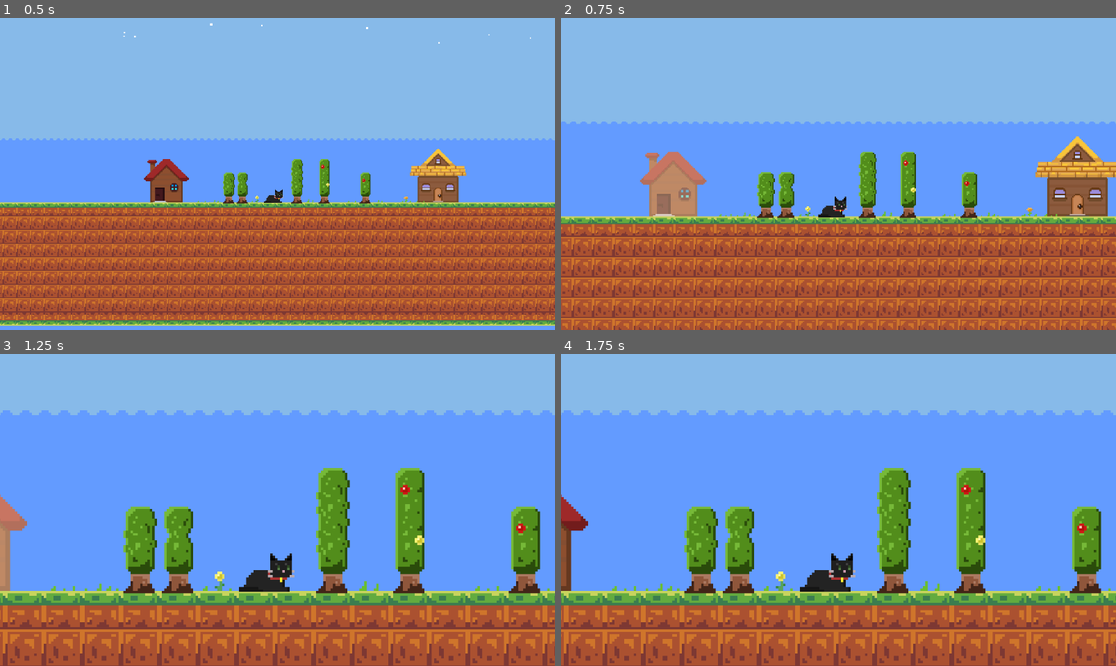
Above: before the commit, frames 1-4 (two rows, left to right).
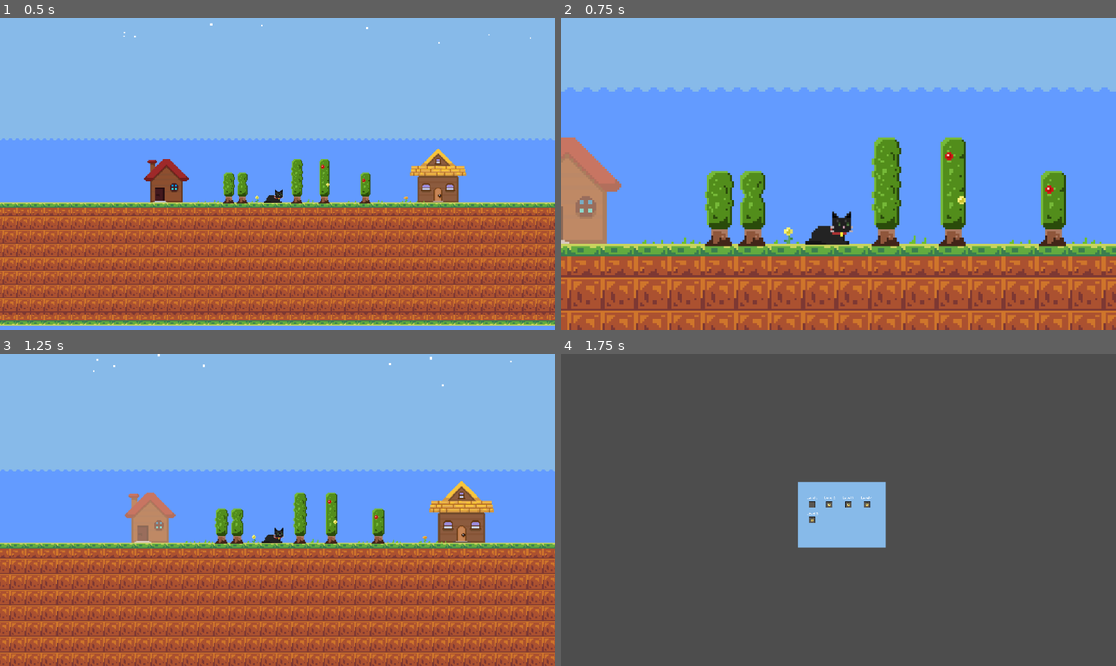
Above: after the commit, the same moments.

Repository: JugAnt0/Cat_Battles
Game: Godot game, scene res://scenes/game.tscn
Same seed, same stepped clock (60 frames per second), same inputs: the game is played once before the commit and once after it. This scene is started directly instead of the project's main scene.
Inputs (mouse positions are in pixels of both pictures, inside the frame that each line leads up to):
- Up to frame 1 (0.5 s): no input
- Up to frame 2 (0.75 s): click (727, 174) at 0.5 s
- Up to frame 3 (1.25 s): no input
- Up to frame 4 (1.75 s): click (1021, 503) at 1.27 s

Frame 1 is identical in both runs. In frame 2, 46% of the frame differs, in the area x 0-100%, y 22-100%; in frame 3, 56%; in frame 4, 100%, in the area x 0-100%, y 0-100%.

Commit message:
Continued work on level-selection menu and house menu

Diff:
--- a/project.godot
+++ b/project.godot
@@ -14,6 +14,10 @@
 run/main_scene="uid://bsdakb76wd1x2"
 config/features=PackedStringArray("4.5", "GL Compatibility")
 config/icon="res://icon.svg"
+
+[autoload]
+
+Progress="*res://scenes/progress.tscn"
 
 [editor_plugins]
 
--- a/scenes/game.tscn
+++ b/scenes/game.tscn
@@ -291,11 +291,27 @@
 "values": [Vector2(0.1, 0.1), Vector2(2.8, 2.8), Vector2(5, 5)]
 }
 
+[sub_resource type="Animation" id="Animation_dinhu"]
+resource_name = "zoom_out"
+tracks/0/type = "value"
+tracks/0/imported = false
+tracks/0/enabled = true
+tracks/0/path = NodePath(".:zoom")
+tracks/0/interp = 1
+tracks/0/loop_wrap = true
+tracks/0/keys = {
+"times": PackedFloat32Array(0, 0.5, 1),
+"transitions": PackedFloat32Array(1, 1, 1),
+"update": 0,
+"values": [Vector2(5, 5), Vector2(3, 3), Vector2(0.1, 0.1)]
+}
+
 [sub_resource type="AnimationLibrary" id="AnimationLibrary_p57ef"]
 _data = {
 &"RESET": SubResource("Animation_iywne"),
 &"move": SubResource("Animation_p57ef"),
-&"zoom_in": SubResource("Animation_lbhrr")
+&"zoom_in": SubResource("Animation_lbhrr"),
+&"zoom_out": SubResource("Animation_dinhu")
 }
 
 [sub_resource type="RectangleShape2D" id="RectangleShape2D_ir15t"]
@@ -303,6 +319,9 @@
 
 [sub_resource type="RectangleShape2D" id="RectangleShape2D_ca42v"]
 size = Vector2(116, 245)
+
+[sub_resource type="RectangleShape2D" id="RectangleShape2D_dinhu"]
+size = Vector2(34, 50)
 
 [sub_resource type="TileSetAtlasSource" id="TileSetAtlasSource_kvuet"]
 texture = ExtResource("1_uwrxv")
@@ -443,13 +462,6 @@
 
 [node name="Buttons" type="Node2D" parent="."]
 
-[node name="level_selection" type="TextureButton" parent="Buttons"]
-offset_left = -161.0
-offset_top = -64.0
-offset_right = -97.0
-texture_normal = ExtResource("3_0tnpc")
-texture_hover = ExtResource("10_dinhu")
-
 [node name="skin_selection" type="TextureButton" parent="Buttons"]
 offset_left = 149.0
 offset_top = -80.0
@@ -457,6 +469,27 @@
 texture_normal = ExtResource("11_kvuet")
 texture_hover = ExtResource("12_trtic")
 
+[node name="red_house" type="Area2D" parent="Buttons"]
+
+[node name="level_selection" type="TextureButton" parent="Buttons/red_house"]
+offset_left = -161.0
+offset_top = -64.0
+offset_right = -97.0
+texture_normal = ExtResource("3_0tnpc")
+texture_hover = ExtResource("10_dinhu")
+
+[node name="CollisionShape2D" type="CollisionShape2D" parent="Buttons/red_house"]
+position = Vector2(-129, -25)
+shape = SubResource("RectangleShape2D_dinhu")
+
 [node name="TileMapLayer4" type="TileMapLayer" parent="."]
 tile_map_data = PackedByteArray("AAD+////AAACAAIAAAD7////AAABAAMAAAD6////AAAAAAMAAAACAP//AAACAAMAAAAJAP//AAAAAAIAAAAKAP//AAAAAAMAAAAHAP//AAABAAMAAAAFAP//AAAAAAMAAAA=")
 tile_set = SubResource("TileSet_trtic")
+
+[node name="Timer" type="Timer" parent="."]
+
+[connection signal="pressed" from="Buttons/skin_selection" to="." method="_on_skin_selection_pressed"]
+[connection signal="body_entered" from="Buttons/red_house" to="." method="_on_red_house_body_entered"]
+[connection signal="body_exited" from="Buttons/red_house" to="." method="_on_red_house_body_exited"]
+[connection signal="pressed" from="Buttons/red_house/level_selection" to="." method="_on_level_selection_pressed"]
+[connection signal="timeout" from="Timer" to="." method="_on_timer_timeout"]
--- /dev/null
+++ b/scenes/level_1.tscn
@@ -0,0 +1,3 @@
+[gd_scene format=3 uid="uid://dfwdu5c1q7ufq"]
+
+[node name="Level_1" type="Node2D"]
--- a/scenes/level_selection.tscn
+++ b/scenes/level_selection.tscn
@@ -1,7 +1,13 @@
-[gd_scene load_steps=8 format=4 uid="uid://px6nkudwypln"]
-
+[gd_scene load_steps=14 format=4 uid="uid://px6nkudwypln"]
+
+[ext_resource type="Script" uid="uid://7ecomghdh14r" path="res://scripts/level_selection.gd" id="1_0rqca"]
 [ext_resource type="Texture2D" uid="uid://bheejfcror6km" path="res://sprites/sprites/sprites/paka's petting sim/ground.png" id="1_gswpo"]
 [ext_resource type="FontFile" uid="uid://cpj4vdfgcbvqi" path="res://sprites/sprites/sprites/BUTTONS/Minecraft.ttf" id="2_3rh63"]
+[ext_resource type="Texture2D" uid="uid://jwl57n6c4dru" path="res://sprites/sprites/sprites/BUTTONS/unlocked_level.png" id="3_tuscg"]
+[ext_resource type="Texture2D" uid="uid://d23uxirebiunp" path="res://sprites/sprites/sprites/BUTTONS/unlocked_highlighted__level.png" id="4_2wv3l"]
+[ext_resource type="Texture2D" uid="uid://nr2ve2pvwrmf" path="res://sprites/sprites/sprites/BUTTONS/locked_level.png" id="4_42rqe"]
+[ext_resource type="Script" uid="uid://dxg1k1f1jqr5i" path="res://scripts/texture_button.gd" id="5_ujbu7"]
+[ext_resource type="PackedScene" uid="uid://d33k0j7niocuv" path="res://scenes/lock.tscn" id="8_e545p"]
 
 [sub_resource type="TileSetAtlasSource" id="TileSetAtlasSource_tuscg"]
 texture = ExtResource("1_gswpo")
@@ -51,21 +57,6 @@
 [sub_resource type="TileSet" id="TileSet_42rqe"]
 sources/0 = SubResource("TileSetAtlasSource_tuscg")
 
-[sub_resource type="Animation" id="Animation_rcujv"]
-resource_name = "zoom_in"
-tracks/0/type = "value"
-tracks/0/imported = false
-tracks/0/enabled = true
-tracks/0/path = NodePath(".:zoom")
-tracks/0/interp = 1
-tracks/0/loop_wrap = true
-tracks/0/keys = {
-"times": PackedFloat32Array(0, 0.78),
-"transitions": PackedFloat32Array(1, 1),
-"update": 0,
-"values": [Vector2(0.1, 0.1), Vector2(3, 3)]
-}
-
 [sub_resource type="Animation" id="Animation_efsdc"]
 length = 0.001
 tracks/0/type = "value"
@@ -81,6 +72,21 @@
 "values": [Vector2(0.1, 0.1)]
 }
 
+[sub_resource type="Animation" id="Animation_rcujv"]
+resource_name = "zoom_in"
+tracks/0/type = "value"
+tracks/0/imported = false
+tracks/0/enabled = true
+tracks/0/path = NodePath(".:zoom")
+tracks/0/interp = 1
+tracks/0/loop_wrap = true
+tracks/0/keys = {
+"times": PackedFloat32Array(0, 0.49, 1),
+"transitions": PackedFloat32Array(1, 1, 1),
+"update": 0,
+"values": [Vector2(0.1, 0.1), Vector2(1, 1), Vector2(3, 3)]
+}
+
 [sub_resource type="AnimationLibrary" id="AnimationLibrary_0rqca"]
 _data = {
 &"RESET": SubResource("Animation_efsdc"),
@@ -88,6 +94,7 @@
 }
 
 [node name="Level_Selection" type="Node2D"]
+script = ExtResource("1_0rqca")
 
 [node name="TileMapLayer" type="TileMapLayer" parent="."]
 position = Vector2(1, 0)
@@ -97,46 +104,129 @@
 [node name="levels" type="Node2D" parent="."]
 position = Vector2(-8, 0)
 
-[node name="Lvl1" type="Label" parent="levels"]
-offset_left = -153.0
-offset_top = -68.0
-offset_right = -99.0
-offset_bottom = -45.0
+[node name="TextureButton" type="TextureButton" parent="levels"]
+offset_left = -143.0
+offset_top = -44.0
+offset_right = -103.0
+offset_bottom = -4.0
+texture_normal = ExtResource("3_tuscg")
+texture_hover = ExtResource("4_2wv3l")
+script = ExtResource("5_ujbu7")
+level_number = 1
+level_scene_path = "\"res://scenes/level_1.tscn\""
+
+[node name="Lvl1" type="Label" parent="levels/TextureButton"]
+layout_mode = 0
+offset_left = -10.0
+offset_top = -24.0
+offset_right = 44.0
+offset_bottom = -1.0
 theme_override_fonts/font = ExtResource("2_3rh63")
 text = "Level 1"
 
-[node name="Lvl2" type="Label" parent="levels"]
-offset_left = -64.0
-offset_top = -68.0
-offset_right = -8.0
-offset_bottom = -45.0
+[node name="LockedLevel" type="Sprite2D" parent="levels/TextureButton/Lvl1"]
+position = Vector2(26, 40)
+texture = ExtResource("4_42rqe")
+
+[node name="lock" parent="levels/TextureButton/Lvl1" instance=ExtResource("8_e545p")]
+position = Vector2(26, 39)
+
+[node name="TextureButton2" type="TextureButton" parent="levels"]
+offset_left = -55.0
+offset_top = -44.0
+offset_right = -15.0
+offset_bottom = -4.0
+texture_normal = ExtResource("3_tuscg")
+texture_hover = ExtResource("4_2wv3l")
+
+[node name="Lvl2" type="Label" parent="levels/TextureButton2"]
+layout_mode = 0
+offset_left = -9.0
+offset_top = -24.0
+offset_right = 47.0
+offset_bottom = -1.0
 theme_override_fonts/font = ExtResource("2_3rh63")
 text = "Level 2"
 
-[node name="Lvl3" type="Label" parent="levels"]
-offset_left = 30.0
-offset_top = -68.0
-offset_right = 86.0
-offset_bottom = -45.0
+[node name="LockedLevel2" type="Sprite2D" parent="levels/TextureButton2/Lvl2"]
+position = Vector2(25, 40)
+texture = ExtResource("4_42rqe")
+
+[node name="lock2" parent="levels/TextureButton2/Lvl2" instance=ExtResource("8_e545p")]
+position = Vector2(25, 39)
+
+[node name="TextureButton3" type="TextureButton" parent="levels"]
+offset_left = 43.0
+offset_top = -44.0
+offset_right = 83.0
+offset_bottom = -4.0
+texture_normal = ExtResource("3_tuscg")
+texture_hover = ExtResource("4_2wv3l")
+
+[node name="Lvl3" type="Label" parent="levels/TextureButton3"]
+layout_mode = 0
+offset_left = -13.0
+offset_top = -24.0
+offset_right = 43.0
+offset_bottom = -1.0
 theme_override_fonts/font = ExtResource("2_3rh63")
 text = "Level 3"
 
-[node name="Lvl4" type="Label" parent="levels"]
-offset_left = 124.0
-offset_top = -68.0
-offset_right = 181.0
-offset_bottom = -33.0
+[node name="LockedLevel3" type="Sprite2D" parent="levels/TextureButton3/Lvl3"]
+position = Vector2(29, 40)
+texture = ExtResource("4_42rqe")
+
+[node name="lock3" parent="levels/TextureButton3/Lvl3" instance=ExtResource("8_e545p")]
+position = Vector2(29, 39)
+
+[node name="TextureButton4" type="TextureButton" parent="levels"]
+offset_left = 138.0
+offset_top = -44.0
+offset_right = 178.0
+offset_bottom = -4.0
+texture_normal = ExtResource("3_tuscg")
+texture_hover = ExtResource("4_2wv3l")
+
+[node name="Lvl4" type="Label" parent="levels/TextureButton4"]
+layout_mode = 0
+offset_left = -14.0
+offset_top = -24.0
+offset_right = 43.0
+offset_bottom = 11.0
 theme_override_fonts/font = ExtResource("2_3rh63")
 text = "Level 4
 "
 
-[node name="Lvl5" type="Label" parent="levels"]
-offset_left = -153.0
-offset_top = 12.0
-offset_right = -95.0
-offset_bottom = 28.0
+[node name="LockedLevel4" type="Sprite2D" parent="levels/TextureButton4/Lvl4"]
+position = Vector2(30, 40)
+texture = ExtResource("4_42rqe")
+
+[node name="lock4" parent="levels/TextureButton4/Lvl4" instance=ExtResource("8_e545p")]
+position = Vector2(30, 39)
+
+[node name="TextureButton5" type="TextureButton" parent="levels"]
+offset_left = -143.0
+offset_top = 35.0
+offset_right = -103.0
+offset_bottom = 75.0
+texture_normal = ExtResource("3_tuscg")
+texture_hover = ExtResource("4_2wv3l")
+
+[node name="Lvl5" type="Label" parent="levels/TextureButton5"]
+layout_mode = 0
+offset_left = -10.0
+offset_top = -23.0
+offset_right = 48.0
+offset_bottom = -7.0
 theme_override_fonts/font = ExtResource("2_3rh63")
 text = "Level 5"
+
+[node name="LockedLevel5" type="Sprite2D" parent="levels/TextureButton5/Lvl5"]
+position = Vector2(26, 39)
+texture = ExtResource("4_42rqe")
+
+[node name="lock5" parent="levels/TextureButton5/Lvl5" instance=ExtResource("8_e545p")]
+position = Vector2(26, 38)
 
 [node name="Camera2D" type="Camera2D" parent="."]
 zoom = Vector2(0.1, 0.1)
@@ -145,3 +235,5 @@
 libraries = {
 &"": SubResource("AnimationLibrary_0rqca")
 }
+
+[connection signal="pressed" from="levels/TextureButton" to="levels/TextureButton" method="_on_pressed"]
--- a/scenes/lock.tscn
+++ b/scenes/lock.tscn
@@ -1,6 +1,33 @@
-[gd_scene load_steps=5 format=3 uid="uid://d33k0j7niocuv"]
+[gd_scene load_steps=6 format=3 uid="uid://d33k0j7niocuv"]
 
 [ext_resource type="Texture2D" uid="uid://bv1janvtar5x3" path="res://sprites/sprites/sprites/BUTTONS/lock.png" id="1_60jus"]
+
+[sub_resource type="Animation" id="Animation_60jus"]
+length = 0.001
+tracks/0/type = "value"
+tracks/0/imported = false
+tracks/0/enabled = true
+tracks/0/path = NodePath(".:rotation")
+tracks/0/interp = 1
+tracks/0/loop_wrap = true
+tracks/0/keys = {
+"times": PackedFloat32Array(0),
+"transitions": PackedFloat32Array(1),
+"update": 0,
+"values": [0.0]
+}
+tracks/1/type = "value"
+tracks/1/imported = false
+tracks/1/enabled = true
+tracks/1/path = NodePath(".:position")
+tracks/1/interp = 1
+tracks/1/loop_wrap = true
+tracks/1/keys = {
+"times": PackedFloat32Array(0),
+"transitions": PackedFloat32Array(1),
+"update": 0,
+"values": [Vector2(0, 0)]
+}
 
 [sub_resource type="Animation" id="Animation_s433i"]
 resource_name = "locked"
@@ -30,37 +57,38 @@
 "values": [Vector2(0, 0), Vector2(2, 0), Vector2(-2, 0), Vector2(0, 0), Vector2(2, 0), Vector2(-2, 0), Vector2(0, 0)]
 }
 
-[sub_resource type="Animation" id="Animation_60jus"]
-length = 0.001
+[sub_resource type="Animation" id="Animation_40mgl"]
+resource_name = "unlock"
 tracks/0/type = "value"
 tracks/0/imported = false
 tracks/0/enabled = true
-tracks/0/path = NodePath(".:rotation")
+tracks/0/path = NodePath(".:position")
 tracks/0/interp = 1
 tracks/0/loop_wrap = true
 tracks/0/keys = {
-"times": PackedFloat32Array(0),
-"transitions": PackedFloat32Array(1),
+"times": PackedFloat32Array(0, 0.25, 0.49, 1),
+"transitions": PackedFloat32Array(1, 1, 1, 1),
 "update": 0,
-"values": [0.0]
+"values": [Vector2(0, 0), Vector2(5, -1), Vector2(11, 0), Vector2(17, 15)]
 }
 tracks/1/type = "value"
 tracks/1/imported = false
 tracks/1/enabled = true
-tracks/1/path = NodePath(".:position")
+tracks/1/path = NodePath(".:rotation")
 tracks/1/interp = 1
 tracks/1/loop_wrap = true
 tracks/1/keys = {
-"times": PackedFloat32Array(0),
-"transitions": PackedFloat32Array(1),
+"times": PackedFloat32Array(0, 0.25, 0.5, 1),
+"transitions": PackedFloat32Array(1, 1, 1, 1),
 "update": 0,
-"values": [Vector2(0, 0)]
+"values": [0.0, 0.2617994, 1.0471976, 1.5707964]
 }
 
 [sub_resource type="AnimationLibrary" id="AnimationLibrary_40mgl"]
 _data = {
 &"RESET": SubResource("Animation_60jus"),
-&"locked": SubResource("Animation_s433i")
+&"locked": SubResource("Animation_s433i"),
+&"unlock": SubResource("Animation_40mgl")
 }
 
 [node name="lock" type="Node2D"]
--- /dev/null
+++ b/scenes/progress.tscn
@@ -0,0 +1,6 @@
+[gd_scene load_steps=2 format=3 uid="uid://it6waycq3ays"]
+
+[ext_resource type="Script" uid="uid://dblo55tgxewse" path="res://scripts/progress.gd" id="1_f1jb4"]
+
+[node name="Progress" type="Node"]
+script = ExtResource("1_f1jb4")
--- a/scripts/game.gd
+++ b/scripts/game.gd
@@ -4,9 +4,17 @@
 @onready var mid: Parallax2D = $Parallax/mid
 @onready var front: Parallax2D = $Parallax/FRONT
 @onready var player: AnimationPlayer = $Panda/Camera2D/AnimationPlayer
+@onready var timer: Timer = $Timer
+@onready var panda: CharacterBody2D = $Panda
+@onready var level_selection: TextureButton = $Buttons/red_house/level_selection
+@export var house_normal = preload("uid://daqin0thnm776")
+@export var house_hover = preload("uid://djhbbe42xxupi")
 
 
-# Called when the node enters the scene tree for the first time.
+var bt = ""
+var player_inside := false
+
+
 func _ready() -> void:
 	player.play("zoom_in")
 
@@ -14,4 +22,30 @@
 
 # Called every frame. 'delta' is the elapsed time since the previous frame.
 func _process(delta: float) -> void:
-	pass
+	if player_inside and Input.is_action_just_pressed("jump"):
+		_on_level_selection_pressed()
+
+
+func _on_level_selection_pressed() -> void:
+	bt = "level_selector"
+	player.play("zoom_out")
+	timer.start()
+
+func _on_skin_selection_pressed() -> void:
+	pass # Replace with function body.
+
+
+func _on_timer_timeout() -> void:
+	if bt == "level_selector":
+		get_tree().change_scene_to_file("res://scenes/level_selection.tscn")
+
+
+func _on_red_house_body_entered(body: Node2D) -> void:
+	if body == panda:
+		player_inside = true
+		level_selection.texture_normal = house_hover
+
+func _on_red_house_body_exited(body: Node2D) -> void:
+	if body == panda:
+		player_inside = false
+		level_selection.texture_normal = house_normal
--- /dev/null
+++ b/scripts/level_selection.gd
@@ -0,0 +1,7 @@
+extends Node2D
+@onready var animation_player: AnimationPlayer = $Camera2D/AnimationPlayer
+
+
+func _ready():
+	Progress.load_progress()
+	animation_player.play("zoom_in")
--- /dev/null
+++ b/scripts/level_unlocked.gd
@@ -0,0 +1,14 @@
+extends Node
+
+
+var unlocked_level:int = 1
+const SAVE_PATH = "user://progress.save"
+
+func save():
+	var file = FileAccess.open(SAVE_PATH, FileAccess.WRITE)
+	file.store_var(unlocked_level)
+
+func load_progress():
+	if FileAccess.file_exists(SAVE_PATH):
+		var file = FileAccess.open(SAVE_PATH, FileAccess.READ)
+		unlocked_level = file.get_var()
--- a/scripts/panda.gd
+++ b/scripts/panda.gd
@@ -3,8 +3,8 @@
 @onready var sprite: AnimatedSprite2D = $AnimatedSprite2D
 
 
-const SPEED = 200.0
-const JUMP_VELOCITY = -300.0
+const SPEED = 100.0
+const JUMP_VELOCITY = -100.0
 
 
 func _physics_process(delta: float) -> void:
--- /dev/null
+++ b/scripts/progress.gd
@@ -0,0 +1,24 @@
+extends Node
+
+
+var unlocked_level:int = 1
+const SAVE_PATH:String = "user://progress.save"
+
+
+
+
+
+func save() -> void:
+	var file = FileAccess.open(SAVE_PATH, FileAccess.WRITE)
+	if file:
+		file.store_var(unlocked_level)
+
+
+func load_progress() -> void:
+	if FileAccess.file_exists(SAVE_PATH):
+		var file = FileAccess.open(SAVE_PATH, FileAccess.READ)
+		if file:
+			unlocked_level = file.get_var()
+
+func _ready():
+	load_progress()
--- /dev/null
+++ b/scripts/texture_button.gd
@@ -0,0 +1,28 @@
+extends TextureButton
+
+@export var level_number:int
+@export var level_scene_path:String
+
+
+@onready var lock_icon = $"Lvl1/lock"
+
+
+func _ready():
+	update_state()
+	pressed.connect(_on_pressed)
+
+
+func update_state() -> void:
+	if level_number > Progress.unlocked_level:
+		disabled = true
+		if lock_icon:
+			lock_icon.visible = true
+	else:
+		disabled = false
+		if lock_icon:
+			lock_icon.visible = false
+
+
+func _on_pressed() -> void:
+	if level_number <= Progress.unlocked_level:
+		get_tree().change_scene_to_file(level_scene_path)
Not shown: 1 places in scenes/game.tscn that only renumber resources
Not shown, added: scripts/level_selection.gd.uid
Not shown, added: scripts/level_unlocked.gd.uid
Not shown, added: scripts/progress.gd.uid
Not shown, added: scripts/texture_button.gd.uid
Binary file added: sprites/sprites/sprites/BUTTONS/locked_level.png
Not shown, added: sprites/sprites/sprites/BUTTONS/locked_level.png.import
Binary file added: sprites/sprites/sprites/BUTTONS/unlocked_highlighted__level.png
Not shown, added: sprites/sprites/sprites/BUTTONS/unlocked_highlighted__level.png.import
Binary file added: sprites/sprites/sprites/BUTTONS/unlocked_level.png
Not shown, added: sprites/sprites/sprites/BUTTONS/unlocked_level.png.import
